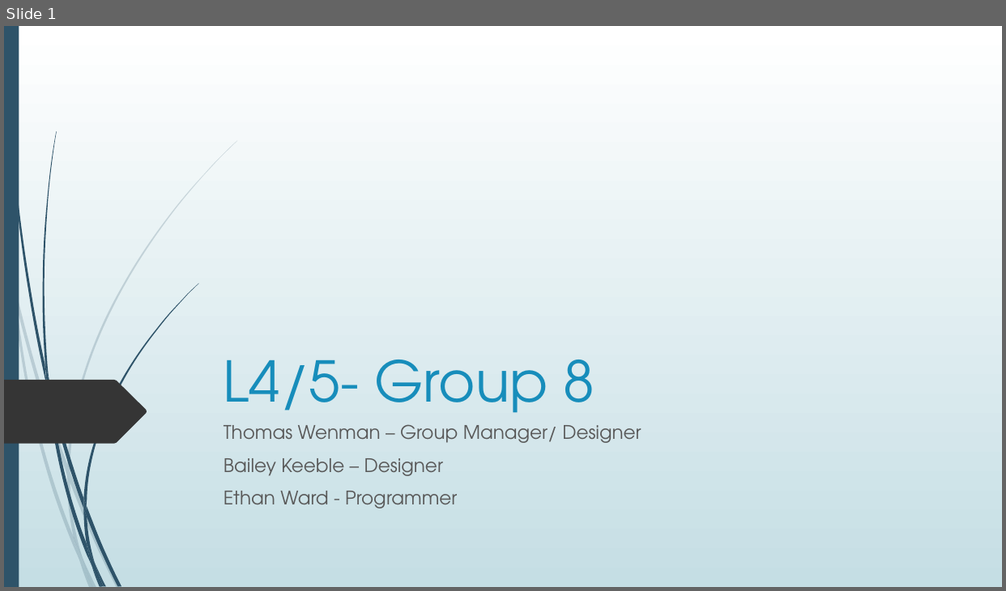
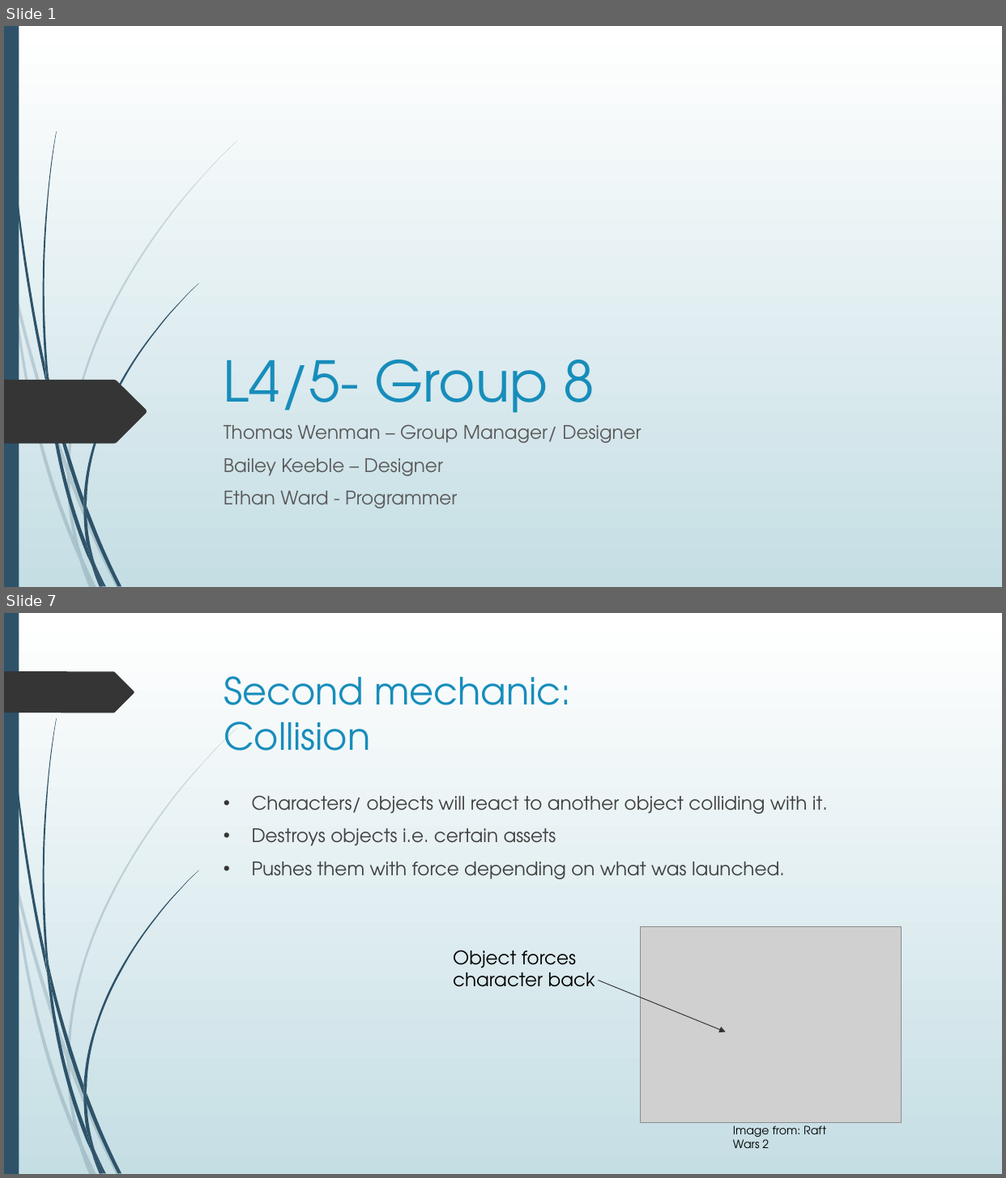
Before and after one commit to UoSGamesGroups/second-semester-s2-level-4-5-group-8, a slide deck: Presentations/First Presentation.pptx. Shown one above the other, each under a label of ours: slide 1 before the commit, slides 1 and 7 after it; the slides between them are not shown. The pictures are 1006x591 and 1006x1178 pixels, drawn with LibreOffice and Linux fonts; fonts in the diff are those of the drawing; grey boxes stand for pictures. Boxes give left, top, right and bottom in pixels: in the first picture for what was removed or moved away, otherwise in the second. Text is boxed around its words. In the diff, an @@ line names an element or a change of style, - is before the commit and + after.

```diff
--- a/Presentations/First Presentation.pptx
+++ b/Presentations/First Presentation.pptx
@@ slide 7 added at (x1=4, y1=613, x2=1002, y2=1174), background gradient #FFFFFF to #C5DEE5; not listed: 23 template elements that a slide beside it also shows @@
@@ freeform shape added at (x1=4, y1=671, x2=134, y2=713), fill #353535 @@
@@ title added at (x1=224, y1=676, x2=571, y2=751), 36 pt, text #178DBB @@
+Second mechanic:
+Collision
@@ text added at (x1=252, y1=795, x2=828, y2=879), 18 pt, text #404040 @@
+• Characters/ objects will react to another object colliding with it.
+• Destroys objects i.e. certain assets
+• Pushes them with force depending on what was launched.
@@ picture added at (x1=641, y1=927, x2=901, y2=1123) @@
@@ text added at (x1=453, y1=950, x2=595, y2=987), 18 pt, text #000000 @@
+Object forces character back
@@ arrow added from (599, 981) to (726, 1033), #333333 0.75 pt @@
@@ text added at (x1=733, y1=1126, x2=826, y2=1148), 11 pt, text #000000 @@
+Image from: Raft Wars 2
```
Also in this commit, not shown: 2 slides changed, 7 other slides added, 3 slides removed, 1 other file.
